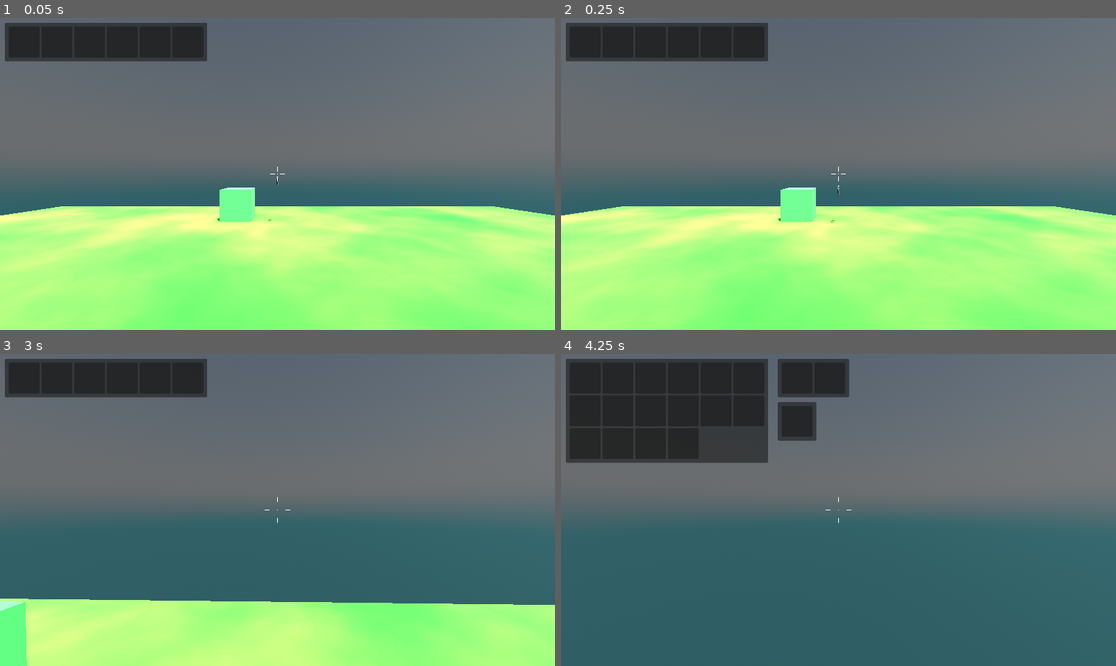
Above: before the commit, frames 1-4 (two rows, left to right).
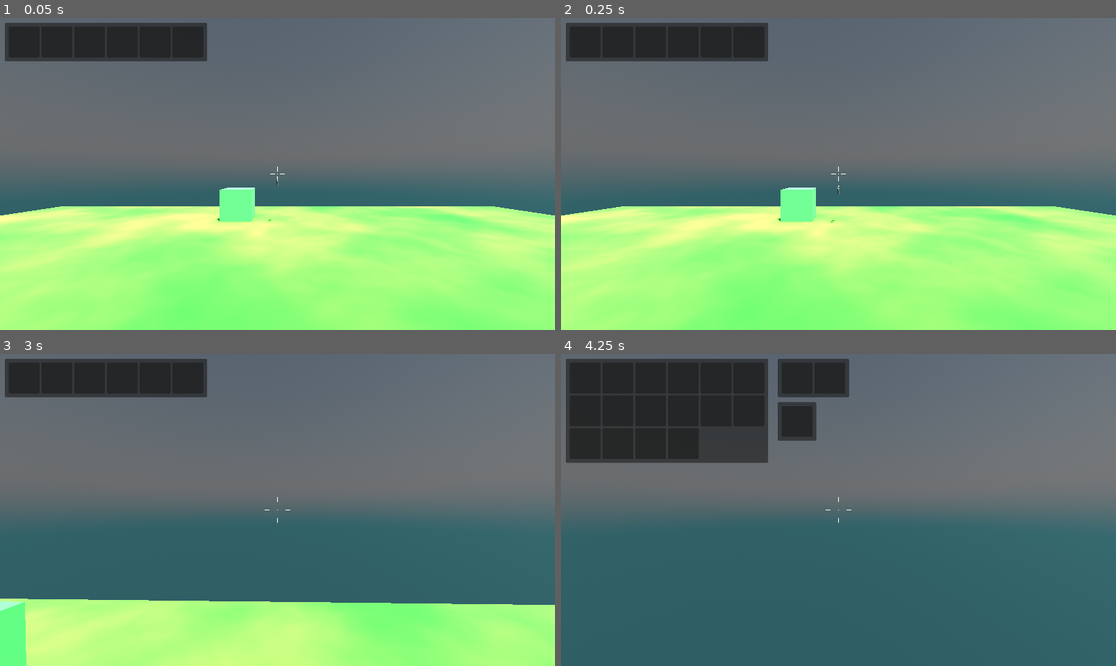
Above: after the commit, the same moments.

Repository: toledosq/godot_weapon_manager
Game: Godot game, scene res://main.tscn
Two runs of this game, one before a commit and one after it. Both use one fixed random seed, a clock stepped at 60 frames per second and the inputs below.
Inputs (mouse positions are in pixels of both pictures, inside the frame that each line leads up to):
- Up to frame 1 (0.05 s): no input
- Up to frame 2 (0.25 s): no input
- Up to frame 3 (3 s): tap Enter at 0.5 s; move the mouse to (305, 510) at 0.52 s; hold W (move_forward) from 0.53 s (still down); tap Ctrl (crouch) at 0.6 s; click (305, 510) at 0.67 s; tap Space (jump) at 0.77, 1.52 s; move the mouse to (249, 510) at 1.27 s; tap E (interact) at 1.35 s; click (249, 510) at 1.42 s; move the mouse to (288, 503) at 2.02 s; tap Shift (sprint) at 2.1 s; click (288, 503) at 2.17 s; move the mouse to (271, 516) at 2.77 s; click (271, 516) at 2.85 s
- Up to frame 4 (4.25 s): keep holding W (move_forward); tap Space (jump) at 3.02, 3.5, 3.77 s; move the mouse to (877, 513) at 3.52 s; tap 1 at 3.6 s; click (877, 513) at 3.67 s; tap Tab (inventory) at 4.15 s

The runs differ from the first frame. In frame 1, less than 0.1% of the frame differs, in the area x 49-51%, y 52-53%; in frame 2, less than 0.1%; in frame 3, less than 0.1%, in the area x 0-93%, y 78-100%; in frame 4, nothing differs.

Commit message:
Signal improvements

Diff:
--- a/globals/EventBus.gd
+++ b/globals/EventBus.gd
@@ -1,6 +1,6 @@
 extends Node
 
-signal weapon_equipped(index)
-signal weapon_unequipped(index)
+signal add_weapon(index)
+signal remove_weapon(index)
 signal set_active_weapon_slot(index)
 signal set_active_player(active_player)
--- a/inventory/inventory_data_weapon.gd
+++ b/inventory/inventory_data_weapon.gd
@@ -14,7 +14,7 @@
 		inventory_updated.emit(self)
 
 		# Alert weapon unequipped
-		EventBus.weapon_unequipped.emit(index)
+		EventBus.remove_weapon.emit(index)
 
 		# Give the grabbed slot's data to requestor
 		return slot_data
@@ -30,7 +30,7 @@
 		return grabbed_slot_data
 
 	# Otherwise, drop it into the slot (using parents' function)
-	EventBus.weapon_equipped.emit(index)
+	EventBus.add_weapon.emit(index)
 	return super.drop_slot_data(grabbed_slot_data, index)
 
 
@@ -42,5 +42,5 @@
 		return grabbed_slot_data
 
 	# Otherwise, drop it into the slot (using parents' function)
-	EventBus.weapon_equipped.emit(index)
+	EventBus.add_weapon.emit(index)
 	return super.drop_single_slot_data(grabbed_slot_data, index)
--- a/player/player_manager.gd
+++ b/player/player_manager.gd
@@ -9,8 +9,8 @@
 
 func _ready():
 	EventBus.set_active_player.connect(_set_active_player)
-	EventBus.weapon_equipped.connect(_equip_weapon)
-	EventBus.weapon_unequipped.connect(_unequip_weapon)
+	EventBus.add_weapon.connect(_on_add_weapon)
+	EventBus.remove_weapon.connect(_on_remove_weapon)
 	EventBus.set_active_weapon_slot.connect(_set_active_weapon_slot)
 
 
@@ -22,12 +22,12 @@
 	return player.global_position
 
 
-func _equip_weapon(weapon_slot_index):
-	print("Equipped weapon in slot %s" % weapon_slot_index)
+func _on_add_weapon(weapon_slot_index):
+	print("Added weapon in slot %s" % weapon_slot_index)
 
 
-func _unequip_weapon(weapon_slot_index):
-	print("Unequipped weapon in slot %s" % weapon_slot_index)
+func _on_remove_weapon(weapon_slot_index):
+	print("Removed weapon in slot %s" % weapon_slot_index)
 
 
 func _set_active_weapon_slot(weapon_slot_index):
